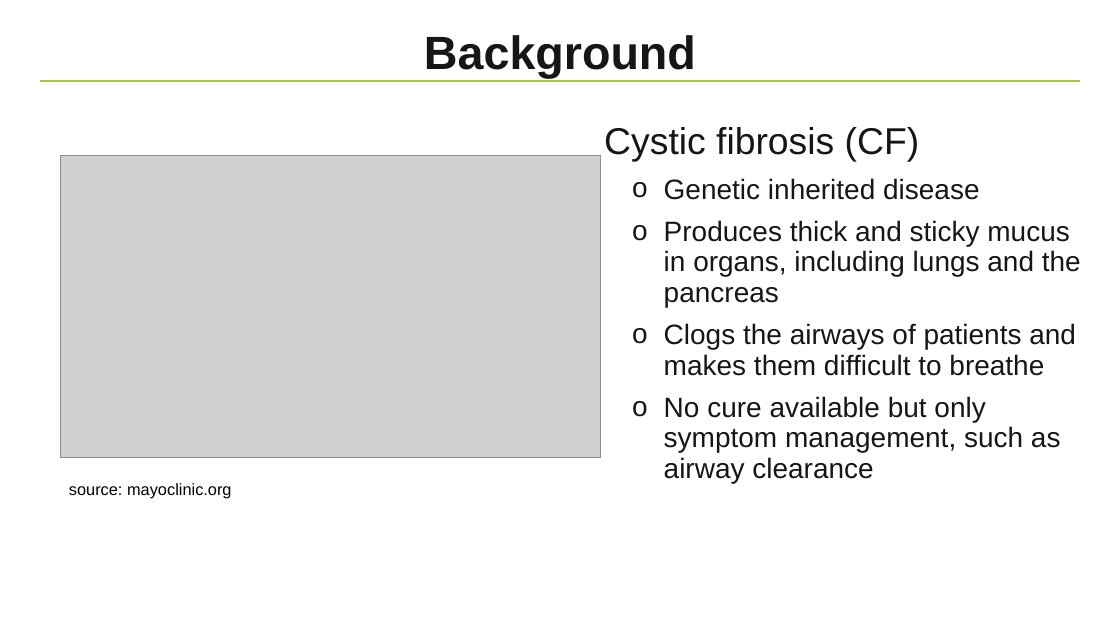
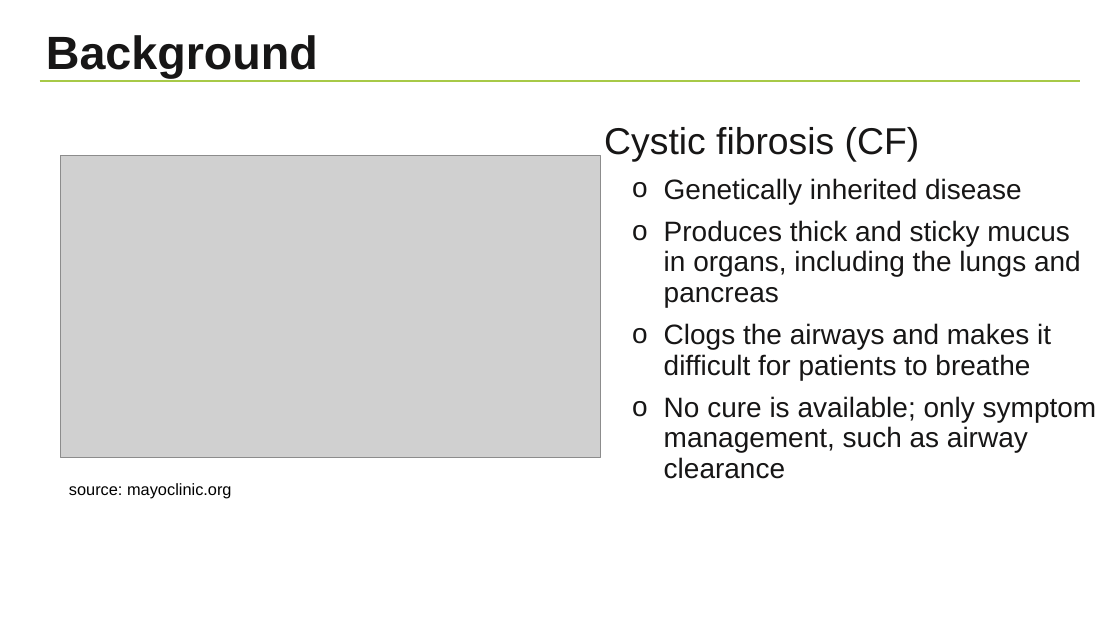
Before and after one commit to NBISweden/workshop-python, a slide deck: slide 3 of lectures/Project.pptx. Drawn at 1120x630 pixels with LibreOffice and Linux fonts; fonts in the diff are those of the drawing; grey boxes stand for pictures; background and template pictures are left out. Boxes give left, top, right and bottom in pixels: in the first picture for what was removed or moved away, otherwise in the second. Text is boxed around its words. In the diff, an @@ line names an element or a change of style, - is before the commit and + after.

```diff
--- a/lectures/Project.pptx
+++ b/lectures/Project.pptx
@@ title "Background" at (x1=46, y1=35, x2=318, y2=78): alignment centre to left @@
@@ text at (x1=664, y1=178, x2=1097, y2=479): text changed @@
-o Genetic inherited disease
-o Produces thick and sticky mucus in organs, including lungs and the pancreas
-o Clogs the airways of patients and makes them difficult to breathe
-o No cure available but only symptom management, such as airway clearance
+o Genetically inherited disease
+o Produces thick and sticky mucus in organs, including the lungs and pancreas
+o Clogs the airways and makes it difficult for patients to breathe
+o No cure is available; only symptom management, such as airway clearance
```
Also in this commit, not shown: 11 other slides changed, 2 slides added, 1 other file.
